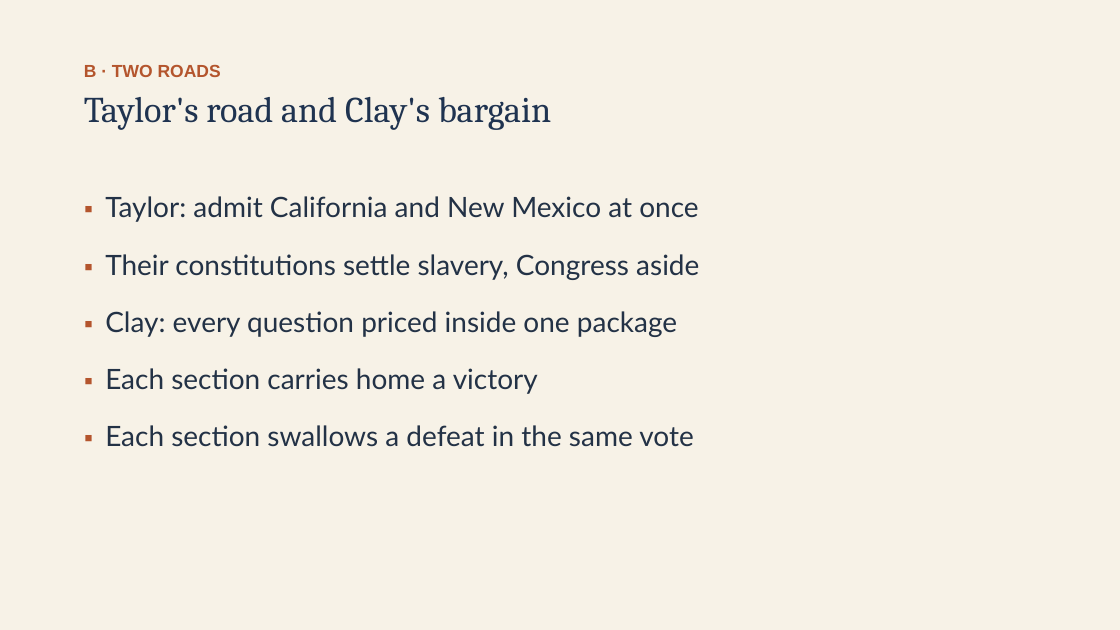
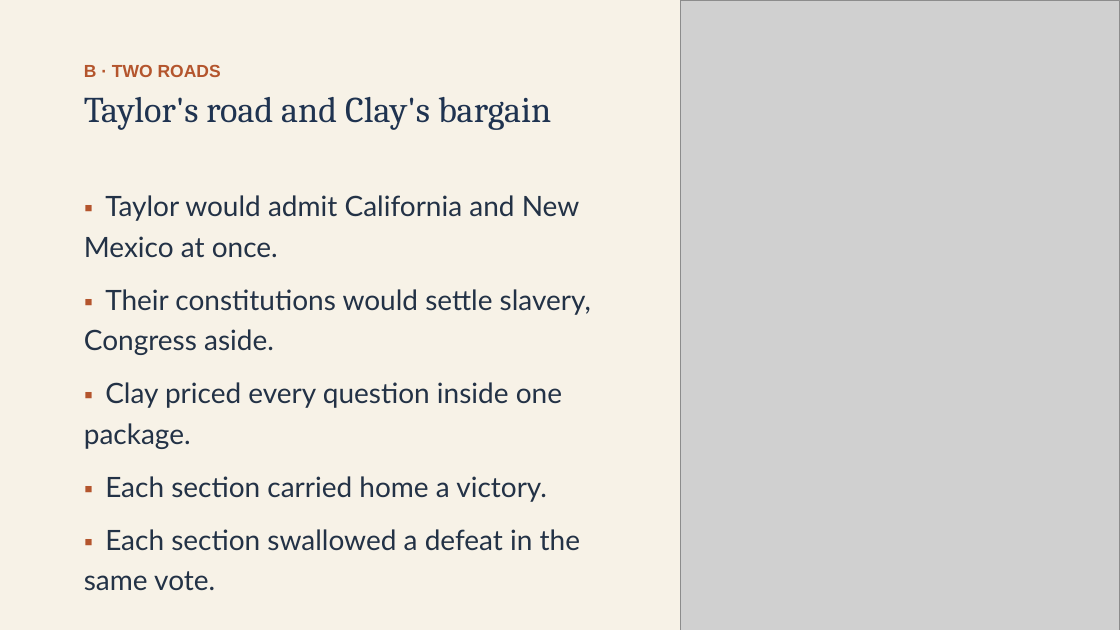
Before and after one commit to ab17gthb/humanities-curriculum-group, a slide deck: slide 8 of sectional-crisis/lesson-01/lesson-01-slides.pptx. Drawn at 1120x630 pixels with LibreOffice and Linux fonts; fonts in the diff are those of the drawing; grey boxes stand for pictures. Boxes give left, top, right and bottom in pixels: in the first picture for what was removed or moved away, otherwise in the second. Text is boxed around its words. In the diff, an @@ line names an element or a change of style, - is before the commit and + after.

```diff
--- a/sectional-crisis/lesson-01/lesson-01-slides.pptx
+++ b/sectional-crisis/lesson-01/lesson-01-slides.pptx
@@ picture added at [681, 0, 1120, 630] @@
@@ text at [84, 195, 591, 551]: text changed @@
-▪ Taylor: admit California and New Mexico at once
-▪ Their constitutions settle slavery, Congress aside
-▪ Clay: every question priced inside one package
-▪ Each section carries home a victory
-▪ Each section swallows a defeat in the same vote
+▪ Taylor would admit California and New Mexico at once.
+▪ Their constitutions would settle slavery, Congress aside.
+▪ Clay priced every question inside one package.
+▪ Each section carried home a victory.
+▪ Each section swallowed a defeat in the same vote.
```
Also in this commit, not shown: 8 other slides changed, 6 other files.
